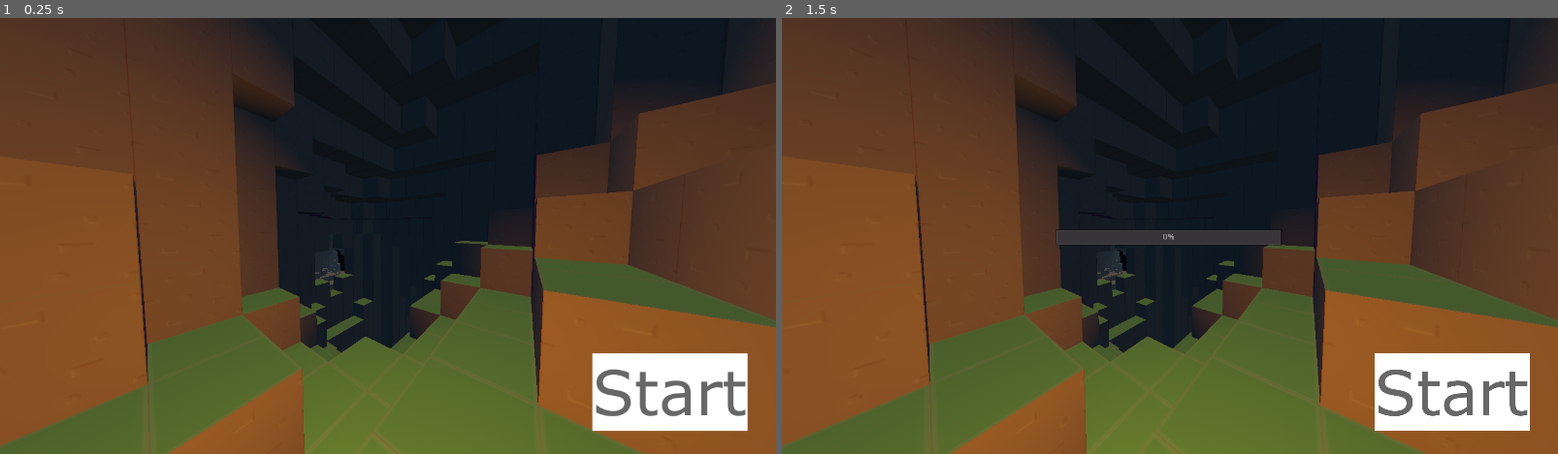
Above: before the commit, frames 1-2 (left to right).
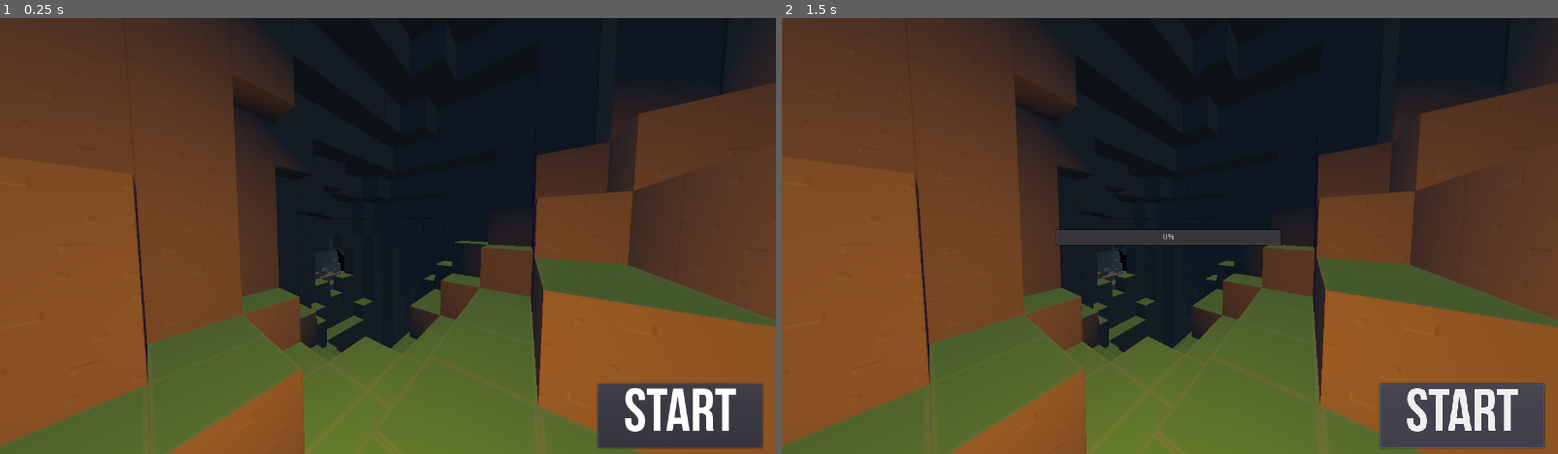
Above: after the commit, the same moments.

Repository: ThomBogers/blocks
Game: Godot game, scene res://scenes/Menu.tscn
Same seed, same stepped clock (60 frames per second), same inputs: the game is played once before the commit and once after it.
Inputs (mouse positions are in pixels of both pictures, inside the frame that each line leads up to; where the layout moved, square brackets give the same spot in the first picture):
- Up to frame 1 (0.25 s): no input
- Up to frame 2 (1.5 s): click (1464, 414) [1449, 392] at 0.5 s; click (1464, 414) [1449, 392] at 1.25 s

The runs differ from the first frame. In frame 1, 4.1% of the frame differs, in the area x 76-99%, y 76-99%; in frame 2, 4.1%.
Error before the commit: Trying to assign value of type 'Control' to a variable of type 'TextureRect'. (res://src/player/Player.gd:20)

Commit message:
Add ingame menu
 - Fixes #20

Diff:
--- a/project.godot
+++ b/project.godot
@@ -70,8 +70,7 @@
 }
 game_quit={
 "deadzone": 0.5,
-"events": [ Object(InputEventKey,"resource_local_to_scene":false,"resource_name":"","device":0,"alt":false,"shift":false,"control":false,"meta":false,"command":false,"pressed":false,"scancode":16777217,"unicode":0,"echo":false,"script":null)
-, Object(InputEventKey,"resource_local_to_scene":false,"resource_name":"","device":0,"alt":false,"shift":false,"control":false,"meta":false,"command":false,"pressed":false,"scancode":81,"unicode":0,"echo":false,"script":null)
+"events": [ Object(InputEventKey,"resource_local_to_scene":false,"resource_name":"","device":0,"alt":false,"shift":false,"control":false,"meta":false,"command":false,"pressed":false,"scancode":81,"unicode":0,"echo":false,"script":null)
  ]
 }
 game_godmode={
@@ -99,6 +98,11 @@
 "events": [ Object(InputEventMouseButton,"resource_local_to_scene":false,"resource_name":"","device":0,"alt":false,"shi …(212 unchanged characters)…
  ]
 }
+escape={
+"deadzone": 0.5,
+"events": [ Object(InputEventKey,"resource_local_to_scene":false,"resource_name":"","device":0,"alt":false,"shift":false,"control":false,"meta":false,"command":false,"pressed":false,"scancode":16777217,"unicode":0,"echo":false,"script":null)
+ ]
+}
 
 [rendering]
 
--- a/scenes/Menu.tscn
+++ b/scenes/Menu.tscn
@@ -2,8 +2,13 @@
 
 [ext_resource path="res://src/UI/Menu.gd" type="Script" id=1]
 [ext_resource path="res://images/raw/UI/background.png" type="Texture" id=2]
-[ext_resource path="res://images/raw/UI/start_button.png" type="Texture" id=3]
-[ext_resource path="res://images/raw/UI/start_button_pressed.png" type="Texture" id=4]
+
+[sub_resource type="DynamicFontData" id=1]
+font_path = "res://fonts/BebasNeueBold.ttf"
+
+[sub_resource type="DynamicFont" id=2]
+size = 100
+font_data = SubResource( 1 )
 
 [node name="Menu" type="Control"]
 anchor_right = 1.0
@@ -15,14 +20,15 @@
 margin_bottom = 721.0
 texture = ExtResource( 2 )
 
-[node name="StartButton" type="TextureButton" parent="Background"]
-margin_left = 977.391
-margin_top = 553.749
-margin_right = 1489.39
-margin_bottom = 809.749
-rect_scale = Vector2( 0.5, 0.5 )
-texture_normal = ExtResource( 3 )
-texture_pressed = ExtResource( 4 )
+[node name="StartButton" type="Button" parent="Background"]
+margin_left = 985.88
+margin_top = 603.668
+margin_right = 1257.88
+margin_bottom = 709.668
+custom_fonts/font = SubResource( 2 )
+custom_colors/font_color = Color( 1, 1, 1, 1 )
+custom_colors/font_color_pressed = Color( 0, 0, 0, 1 )
+text = "Start"
 
 [node name="Loader" type="Control" parent="."]
 visible = false
@@ -38,6 +44,7 @@
 [node name="EstimatedTime" type="Label" parent="Loader"]
 margin_left = 451.0
 margin_top = 378.0
-margin_right = 522.0
-margin_bottom = 408.0
+margin_right = 823.0
+margin_bottom = 398.0
+
 [connection signal="pressed" from="Background/StartButton" to="." method="_on_StartButton_pressed"]
--- a/scenes/Player.tscn
+++ b/scenes/Player.tscn
@@ -1,10 +1,11 @@
-[gd_scene load_steps=9 format=2]
+[gd_scene load_steps=12 format=2]
 
 [ext_resource path="res://src/player/Player.gd" type="Script" id=1]
 [ext_resource path="res://src/player/Camera.gd" type="Script" id=2]
-[ext_resource path="res://src/player/FPS.gd" type="Script" id=3]
-[ext_resource path="res://images/raw/croshair.png" type="Texture" id=4]
-[ext_resource path="res://src/player/Crosshair.gd" type="Script" id=5]
+[ext_resource path="res://images/raw/UI/menu_background.png" type="Texture" id=3]
+[ext_resource path="res://src/player/FPS.gd" type="Script" id=4]
+[ext_resource path="res://images/raw/croshair.png" type="Texture" id=5]
+[ext_resource path="res://src/player/Crosshair.gd" type="Script" id=6]
 
 [sub_resource type="CapsuleShape" id=1]
 radius = 0.4
@@ -16,6 +17,13 @@
 [sub_resource type="SpatialMaterial" id=3]
 flags_transparent = true
 roughness = 0.0
+
+[sub_resource type="DynamicFontData" id=4]
+font_path = "res://fonts/BebasNeueBold.ttf"
+
+[sub_resource type="DynamicFont" id=5]
+size = 100
+font_data = SubResource( 4 )
 
 [node name="Player" type="KinematicBody"]
 collision_layer = 0
@@ -42,6 +50,34 @@
 light_color = Color( 0.870588, 0.580392, 0.0313726, 1 )
 omni_range = 99.0
 
+[node name="InGameMenu" type="Control" parent="."]
+visible = false
+margin_right = 40.0
+margin_bottom = 40.0
+
+[node name="Background" type="TextureRect" parent="InGameMenu"]
+margin_left = 188.912
+margin_top = 121.375
+margin_right = 1088.91
+margin_bottom = 621.375
+texture = ExtResource( 3 )
+
+[node name="Button" type="Button" parent="InGameMenu/Background"]
+margin_left = 91.9477
+margin_top = 140.183
+margin_right = 171.948
+margin_bottom = 160.183
+text = "Something"
+
+[node name="Label" type="Label" parent="InGameMenu"]
+margin_left = 838.015
+margin_top = 134.0
+margin_right = 1185.01
+margin_bottom = 285.0
+custom_fonts/font = SubResource( 5 )
+custom_colors/font_color = Color( 0, 0, 0, 1 )
+text = "Blocks"
+
 [node name="InGameUI" type="Control" parent="."]
 visible = false
 margin_right = 40.0
@@ -50,13 +86,15 @@
 [node name="FPS" type="Label" parent="InGameUI"]
 margin_right = 40.0
 margin_bottom = 14.0
-script = ExtResource( 3 )
+script = ExtResource( 4 )
 
 [node name="Crosshair" type="TextureRect" parent="InGameUI"]
 margin_right = 217.0
 margin_bottom = 217.0
 rect_scale = Vector2( 0.25, 0.25 )
 mouse_filter = 2
-texture = ExtResource( 4 )
+texture = ExtResource( 5 )
 expand = true
-script = ExtResource( 5 )
+script = ExtResource( 6 )
+
+[connection signal="pressed" from="InGameMenu/Background/Button" to="." method="_on_Button_pressed"]
--- a/src/player/Player.gd
+++ b/src/player/Player.gd
@@ -17,7 +17,8 @@
 onready var collider = get_node("PlayerCollider")
 onready var light: OmniLight = get_node("Light")
 
-onready var inGameUI: TextureRect = get_node("InGameUI")
+onready var inGameUI: Control = get_node("InGameUI")
+onready var inGameMenu: Control = get_node("InGameMenu")
 
 var movement_vector = Vector3(0,0,0)
 var jumps = 0
@@ -32,6 +33,13 @@
 
 var started = false
 
+enum ControlMode {
+	play,
+	menu,
+}
+
+var currentControlMode
+
 func logMessage(message: String):
 	var name = self.get_script().get_path().get_file().replace('.gd', '')
 	print( name, ": ", message)
@@ -40,12 +48,11 @@
 	if started:
 		return
 
-	Input.set_mouse_mode(Input.MOUSE_MODE_CAPTURED)
-	inGameUI.visible = true
-
+	started = true
+	set_process_input(true)
+	_setControlModePlay()
+	_setWalkMode()
 	logMessage("started")
-	started = true
-	_setWalkMode()
 
 func _setWalkMode():
 	logMessage("switching to walk mode")
@@ -60,25 +67,46 @@
 	player.set_collision_layer_bit(0,0)
 	player.set_collision_mask_bit(0,0)
 
-func _ready():
+func _setControlModeMenu():
+	logMessage("switching to control mode: menu")
+	currentControlMode = ControlMode.menu
+	Input.set_mouse_mode(Input.MOUSE_MODE_VISIBLE)
+	inGameUI.visible = false
+	inGameMenu.visible = true
+
+func _setControlModePlay():
+	logMessage("switching to control mode: play")
+	currentControlMode = ControlMode.play
 	Input.set_mouse_mode(Input.MOUSE_MODE_CONFINED)
 	Input.set_mouse_mode(Input.MOUSE_MODE_HIDDEN)
-
+	inGameUI.visible = true
+	inGameMenu.visible = false
+
+func _ready():
 	collider.shape.height = CONSTANTS.CUBESIZE;
 	initialCameraPosition = camera.translation
-
-	# Enable processing input
-	set_process_input(true)
-
 	pass
 
 func _input(event):
-
-	if !started:
-		return
-
 	if event.is_action_pressed("game_quit"):
 		get_tree().quit()
+
+	if currentControlMode == ControlMode.play:
+		_handlePlayModeInput(event)
+	elif currentControlMode == ControlMode.menu:
+		_handleMenuModeInput(event)
+
+func _handleMenuModeInput(event):
+	if event.is_action_pressed("escape"):
+		_setControlModePlay();
+
+func _on_Button_pressed():
+	logMessage("The button does do 'something'")
+
+func _handlePlayModeInput(event):
+
+	if event.is_action_pressed("escape"):
+		_setControlModeMenu();
 
 	if event.is_action_pressed("zoom_in"):
 		cameraOffset.z = cameraOffset.z - 10;
Binary file added: fonts/BebasNeueBold.ttf
Binary file added: images/raw/UI/menu_background.png
Not shown, added: images/raw/UI/menu_background.png.import
